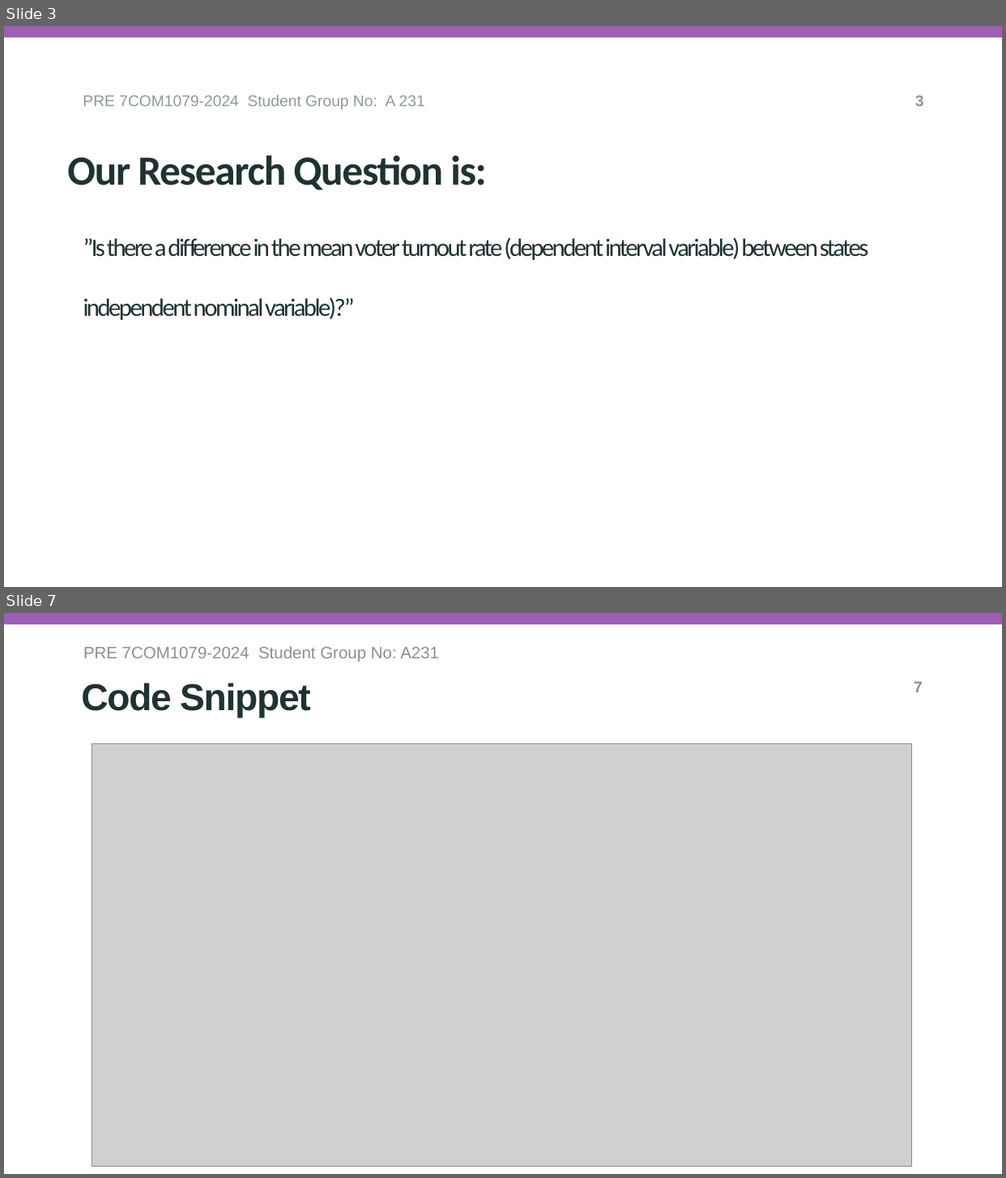
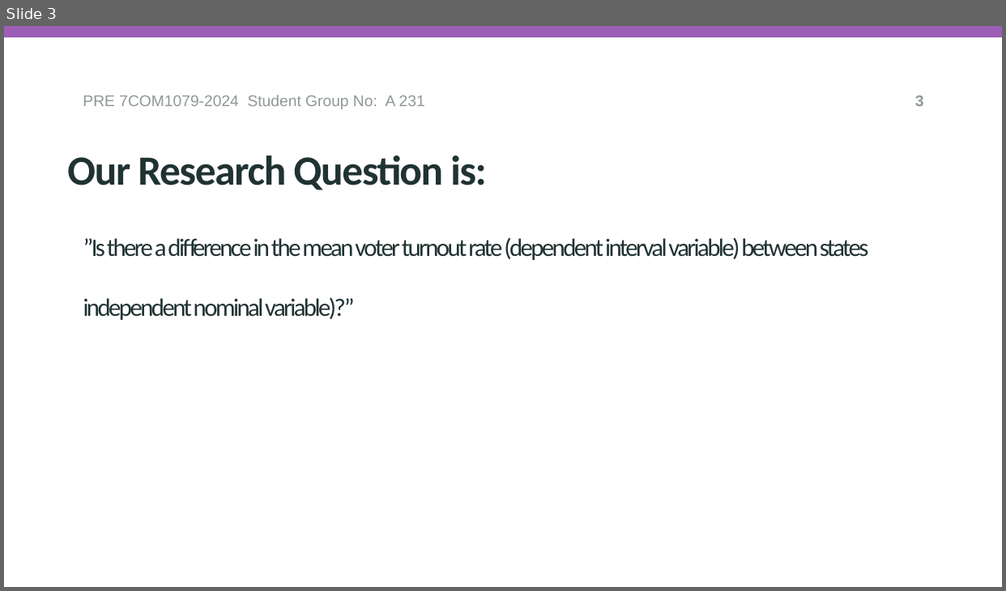
Before and after one commit to ChandrakanthPugalenthi/A-231, a slide deck: Research question/reseach_question_presentation.pptx. Shown one above the other, each under a label of ours: slides 3 and 7 before the commit, slide 3 after it; the slides between them are not shown. The pictures are 1006x1178 and 1006x591 pixels, drawn with LibreOffice and Linux fonts; fonts in the diff are those of the drawing; grey boxes stand for pictures; background and template pictures are left out. Boxes give left, top, right and bottom in pixels: in the first picture for what was removed or moved away, otherwise in the second. Text is boxed around its words. In the diff, an @@ line names an element or a change of style, - is before the commit and + after.

```diff
--- a/Research question/reseach_question_presentation.pptx
+++ b/Research question/reseach_question_presentation.pptx
@@ slide 7 removed at bbox=[4, 613, 1002, 1174], background #FFFFFF; not listed: 1 template element that a slide beside it also shows @@
@@ text removed at bbox=[83, 646, 439, 662] @@
-PRE 7COM1079-2024 Student Group No: A231
@@ title removed at bbox=[81, 683, 311, 718] @@
-Code Snippet
@@ page number removed at bbox=[914, 682, 923, 692] @@
-7
@@ picture removed at bbox=[91, 744, 912, 1167] @@
```
Also in this commit, not shown: 3 slides changed, 1 other slide removed.
